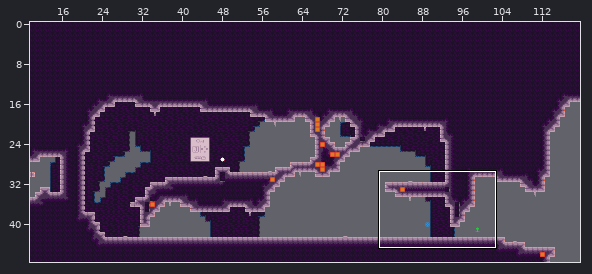
A Tiled map gets an edit: mapping_tools/tilemaps/intro2.tmx. Above, an overview of the earlier version with the close-up marked.
Close-up. Before the commit:
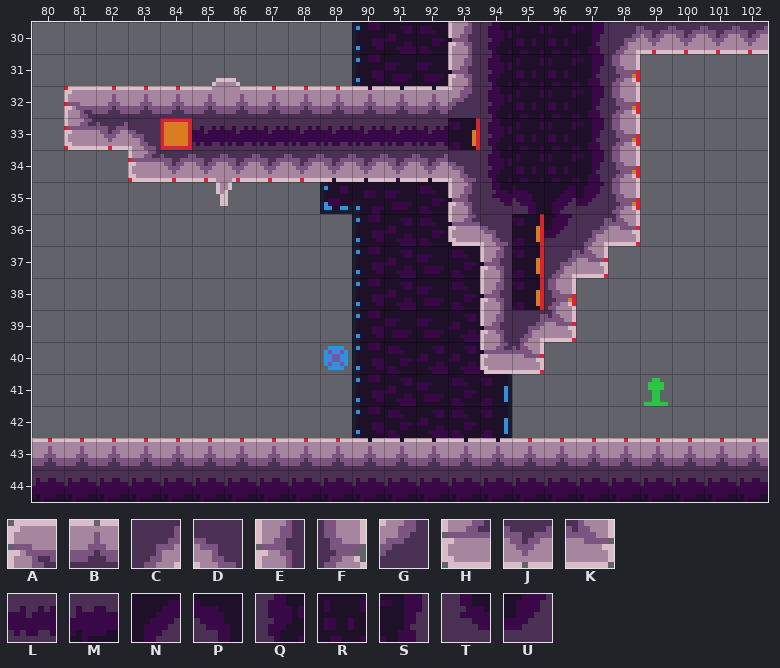
Cells are 8x8 px. Shown: x 80..102, y 30..44. The commit also changed other parts of the map, which this record leaves out.
Key: from "stone": A 0, B 1, C 3, D 4, E 13, F 15, G 17, H 26, J 27, K 28, L 47, M 50, N 60, P 61, Q 62, R 63, S 64, T 75, U 77.
_ is an empty cell.
Layers that did not change in this view are not listed.
Layer "map" before, first column x 80:
30 _____________EQRRSCJJJJ
31 _____________EQRRSF____
32 _ABBBBBBBBBBBGQRRSF____
33 _HJD_LLLLLLLL_QRRSF____
34 ___HJJJJJJJJJDQRRSF____
35 _____________ETPNUF____
36 _____________HD_UCK____
37 ______________E_CK_____
38 ______________E_F______
39 ______________ECK______
40 ______________HK_______
41 _______________________
42 _______________________
43 BBBBBBBBBBBBBBBBBBBBBBB
44 MMMMMMMMMMMMMMMMMMMMMMM
The result:
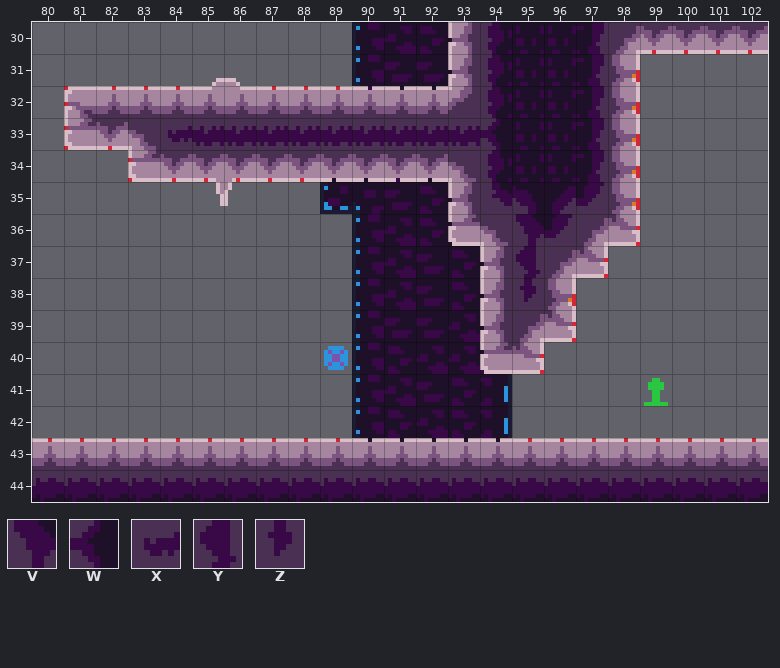
Further tiles: from "stone": V 9, W 36, X 45, Y 59, Z 72.
What changed:
Layer "map":
Tile L is added in row 33 at x 93.
Tile V is added in row 36 at x 95.
Tile W replaces tile Q in row 33 at x 94.
Tile X is added in row 33 at x 84.
Tile Y is added in row 37 at x 95.
Tile Z is added in row 38 at x 95.
Where, in picture pixels (left, top, right, bottom), the same in both close-ups:
added: (160, 118, 192, 150)
changed: (448, 118, 512, 150)
added: (512, 214, 544, 310)
